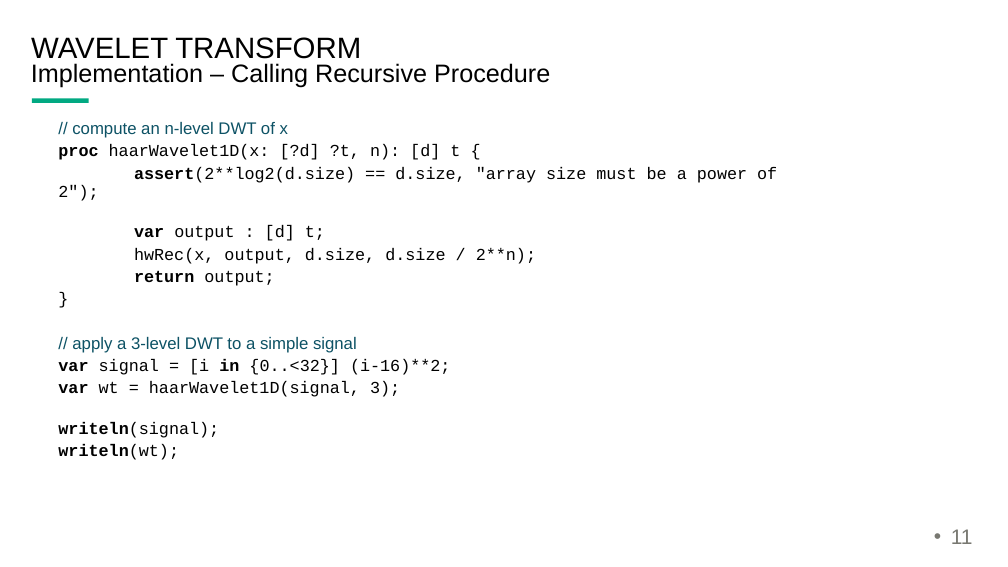
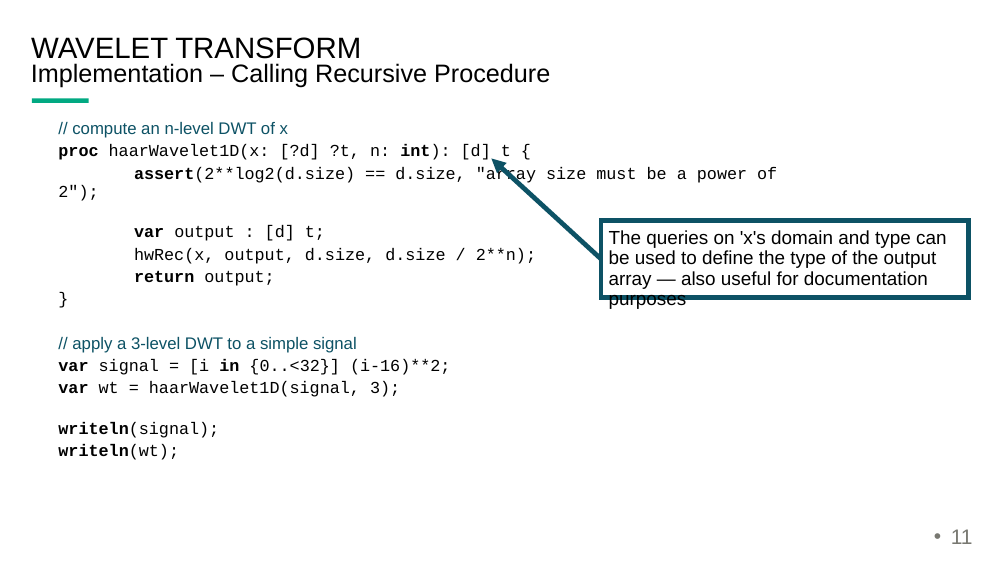
Before and after one commit to jeremiah-corrado/chpl_dwt_example, a slide deck: slide 11 of wavelet_notes.pptx. Drawn at 1008x567 pixels with LibreOffice and Linux fonts; fonts in the diff are those of the drawing; background and template pictures are left out. Boxes give left, top, right and bottom in pixels: in the first picture for what was removed or moved away, otherwise in the second. Text is boxed around its words. In the diff, an @@ line names an element or a change of style, - is before the commit and + after.

```diff
--- a/wavelet_notes.pptx
+++ b/wavelet_notes.pptx
@@ text at [58, 144, 511, 162]: text changed @@
-      proc haarWavelet1D(x: [?d] ?t, n): [d] t {
+      proc haarWavelet1D(x: [?d] ?t, n: int): [d] t {
@@ arrow added from (601, 259) to (492, 159), #0D5265 4.5 pt @@
@@ rectangle added at [601, 221, 969, 298], outline #0D5265 4.5 pt, 18 pt, text #000000 @@
+The queries on 'x's domain and type can be used to define the type of the output array — also useful for documentation purposes
```
Also in this commit, not shown: 4 other slides changed, 1 other file.
